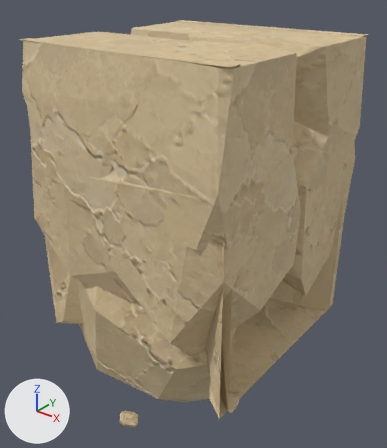
Before and after pictures for a commit that changed the glTF model assets/custom/models/ground_modules/ground_bottom_square_strip_08.glb.
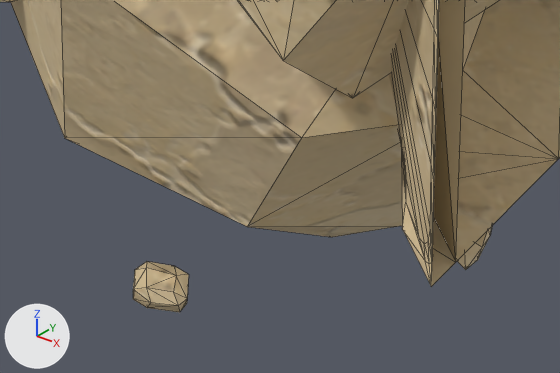
There are two pictures of each version: one whole from a 50 mm lens placed at (1.9, -1.28, 1.26), pointed at (0.44, 0.53, 0.14), one close up on the part from 19% to 68% of the width and 72% to 100% of the height. Every picture has the same lights, and +X, +Y and +Z are marked at lower left. The last two pictures show the newer version. The close-ups show mesh edges as thin lines. Vertices at exactly the same position are counted once.

The first close-up shows 'GroundBottomSquareStrip08_Body'.
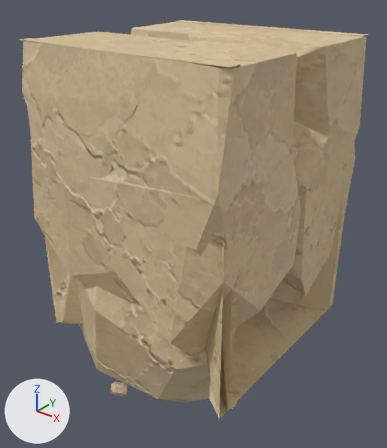
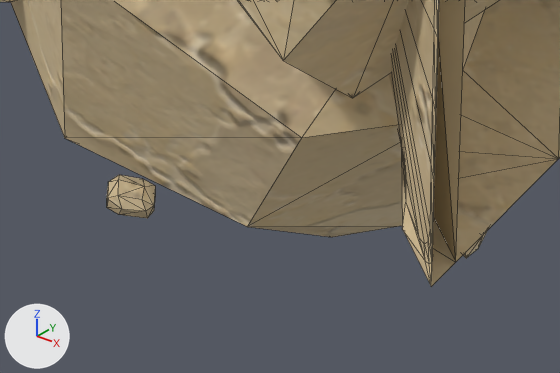
Boxes (x1, y1, x2, y2) around the edits, measured in the close-ups (560 x 373 px; the box of a moved part takes in the faces that stretch with it):
'GroundBottomSquareStrip08_Body', reshaped
    before: (0, 0, 560, 312)
    after: (0, 0, 560, 287)
part 1 of me_groundbottomsquarestrip08_bodyshouldermesh, moved or reshaped (mostly hidden afterwards)
    before: (458, 226, 492, 270)
    after: (463, 230, 488, 258)
part 2 of me_groundbottomsquarestrip08_bodyshouldermesh, moved or reshaped
    before: (133, 261, 189, 312)
    after: (107, 175, 155, 218)

Diff of the bpy script that builds the scene:
```diff
--- a/assets/custom/models/ground_modules/ground_bottom_square_strip_08.glb.py
+++ b/assets/custom/models/ground_modules/ground_bottom_square_strip_08.glb.py
@@ me_groundbottomsquarestrip08_bodyshouldermesh @@
 # used by ob_groundbottomsquarestrip08_body; location = (0.0, 0.0, 0.0)
-me_groundbottomsquarestrip08_bodyshouldermesh.from_pydata(...)  # 913 vertices, 1615 faces; spans x 0.0..1.0, y -0.04..1.04, z -0.97..1.0
+me_groundbottomsquarestrip08_bodyshouldermesh.from_pydata(...)  # 913 vertices, 1615 faces; spans x 0.0..1.0, y -0.04..1.04, z -0.94..1.0
+# me_groundbottomsquarestrip08_bodyshouldermesh part 1: the loose piece of 24 vertices spanning x 0.6..0.7, y 0.54..0.75, z -0.97..-0.89 is moved by (0.0, 0.0, 0.03)
+# me_groundbottomsquarestrip08_bodyshouldermesh part 2: the loose piece of 24 vertices spanning x 0.39..0.5, y -0.01..0.08, z -0.76..-0.68 is moved by (-0.3, 0.21, -0.14)
 me_groundbottomsquarestrip08_bodyshouldermesh.materials.append(mat_sandstone_plate_1_007)
```
